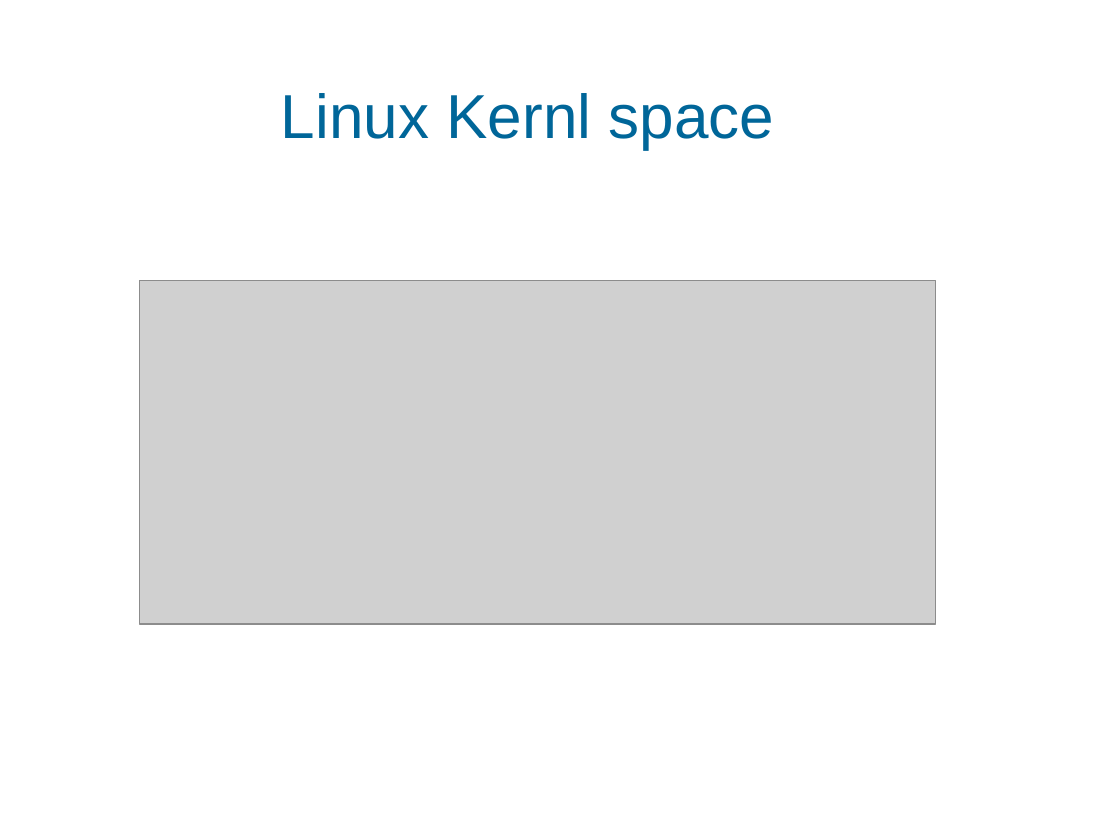
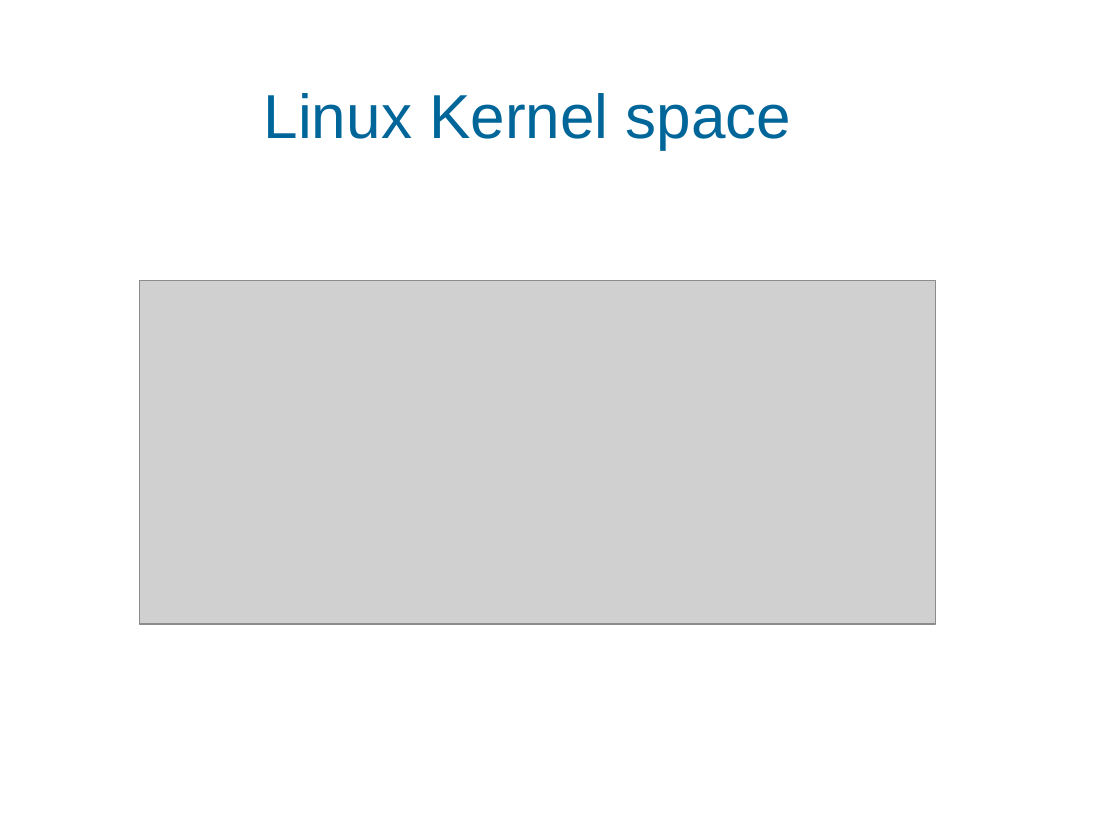
Before and after one commit to ramakatta/device_driver, a slide deck: slide 1 of 1_Linux_User_space_vs_Kernel_space.odp. Drawn at 1120x840 pixels with LibreOffice and Linux fonts; fonts in the diff are those of the drawing; grey boxes stand for pictures; background and template pictures are left out. Boxes give left, top, right and bottom in pixels: in the first picture for what was removed or moved away, otherwise in the second. Text is boxed around its words. In the diff, an @@ line names an element or a change of style, - is before the commit and + after.

```diff
--- a/1_Linux_User_space_vs_Kernel_space.odp
+++ b/1_Linux_User_space_vs_Kernel_space.odp
@@ title at (264, 93, 792, 150): text changed @@
-Linux Kernl space
+Linux Kernel space
```
Also in this commit, not shown: 15 other files.
